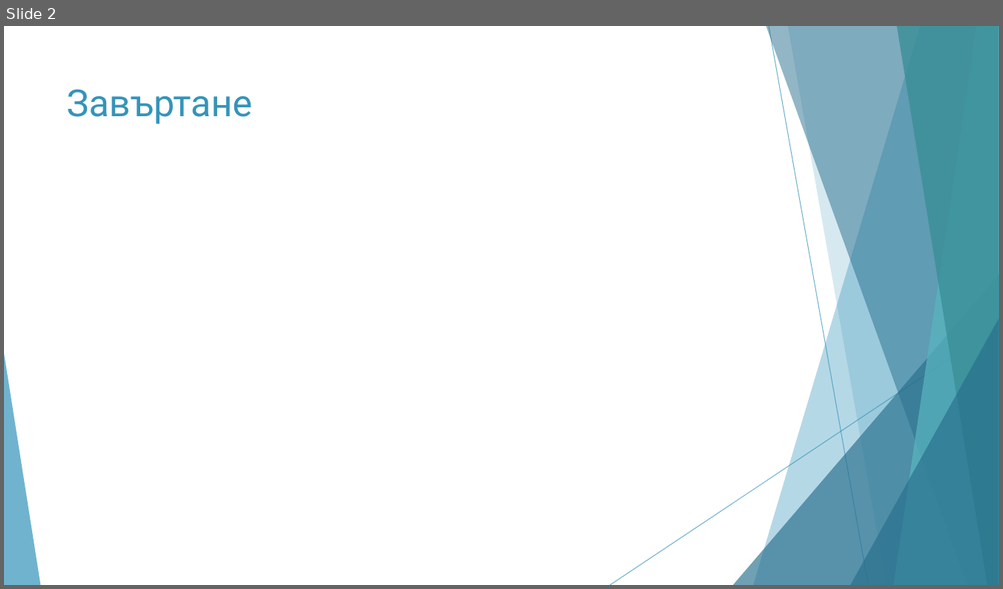
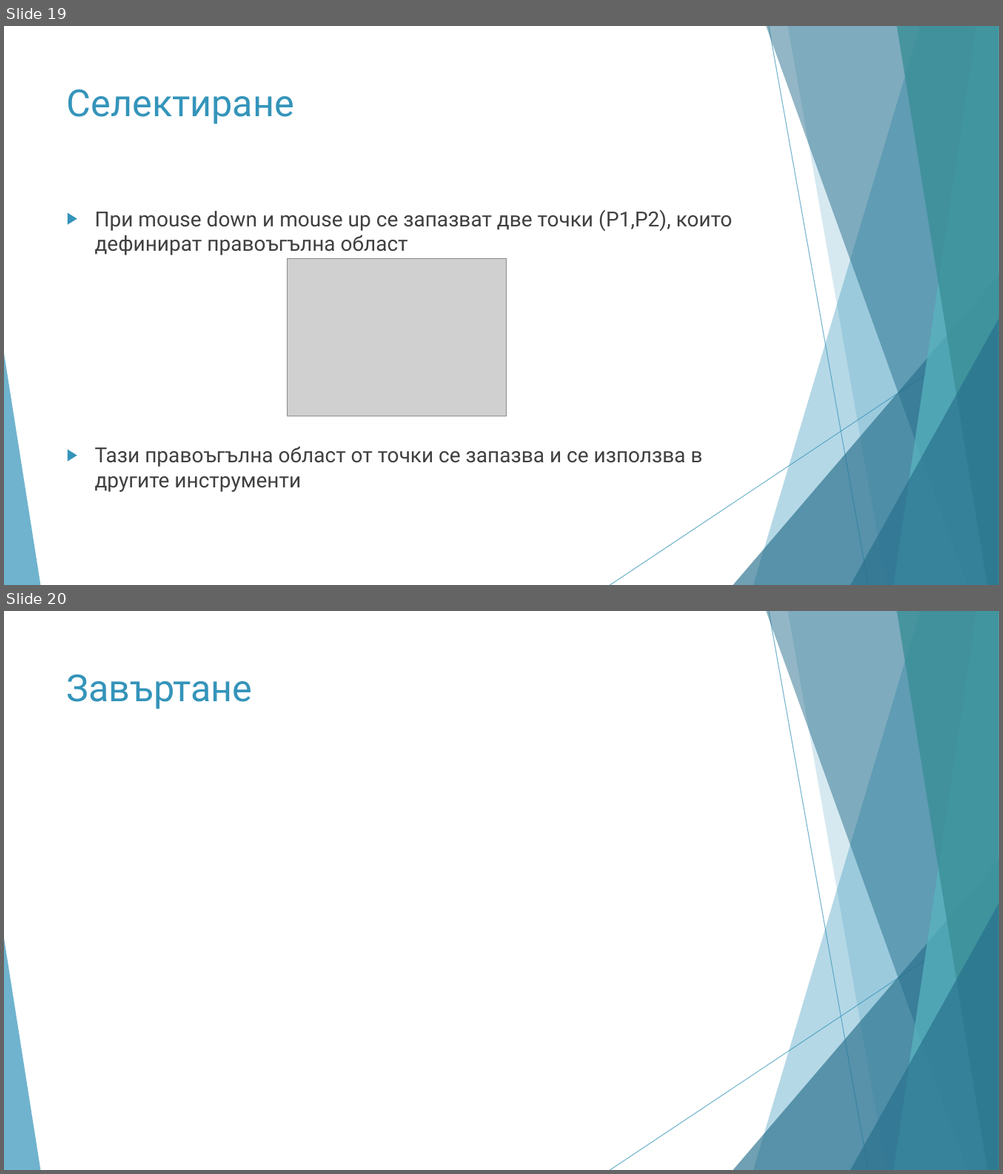
Before and after one commit to todorzhelev/STS, a slide deck: presentation/PresentationFinal.pptx. Shown one above the other, each under a label of ours: slide 2 before the commit, slides 19 and 20 after it. The pictures are 1003x589 and 1003x1174 pixels, drawn with LibreOffice and Linux fonts; fonts in the diff are those of the drawing; grey boxes stand for pictures. Boxes give left, top, right and bottom in pixels: in the first picture for what was removed or moved away, otherwise in the second. Text is boxed around its words. In the diff, an @@ line names an element or a change of style, - is before the commit and + after.

```diff
--- a/presentation/PresentationFinal.pptx
+++ b/presentation/PresentationFinal.pptx
@@ slide 19 added at <box>4,26,999,585</box>, background #FFFFFF; not listed: 10 template elements that a slide beside it also shows @@
@@ title added at <box>67,89,294,124</box>, 36 pt, text #3494BA @@
+Селектиране
@@ text added at <box>95,210,732,492</box>, 20 pt, text #404040 @@
+▶ При mouse down и mouse up се запазват две точки (P1,P2), които дефинират правоъгълна област
+▶ Тази правоъгълна област от точки се запазва и се използва в другите инструменти
@@ picture added at <box>287,259,506,416</box> @@
@@ what was slide 2 is now slide 20 @@
```
Also in this commit, not shown: 1 slide changed, 18 other slides added.
